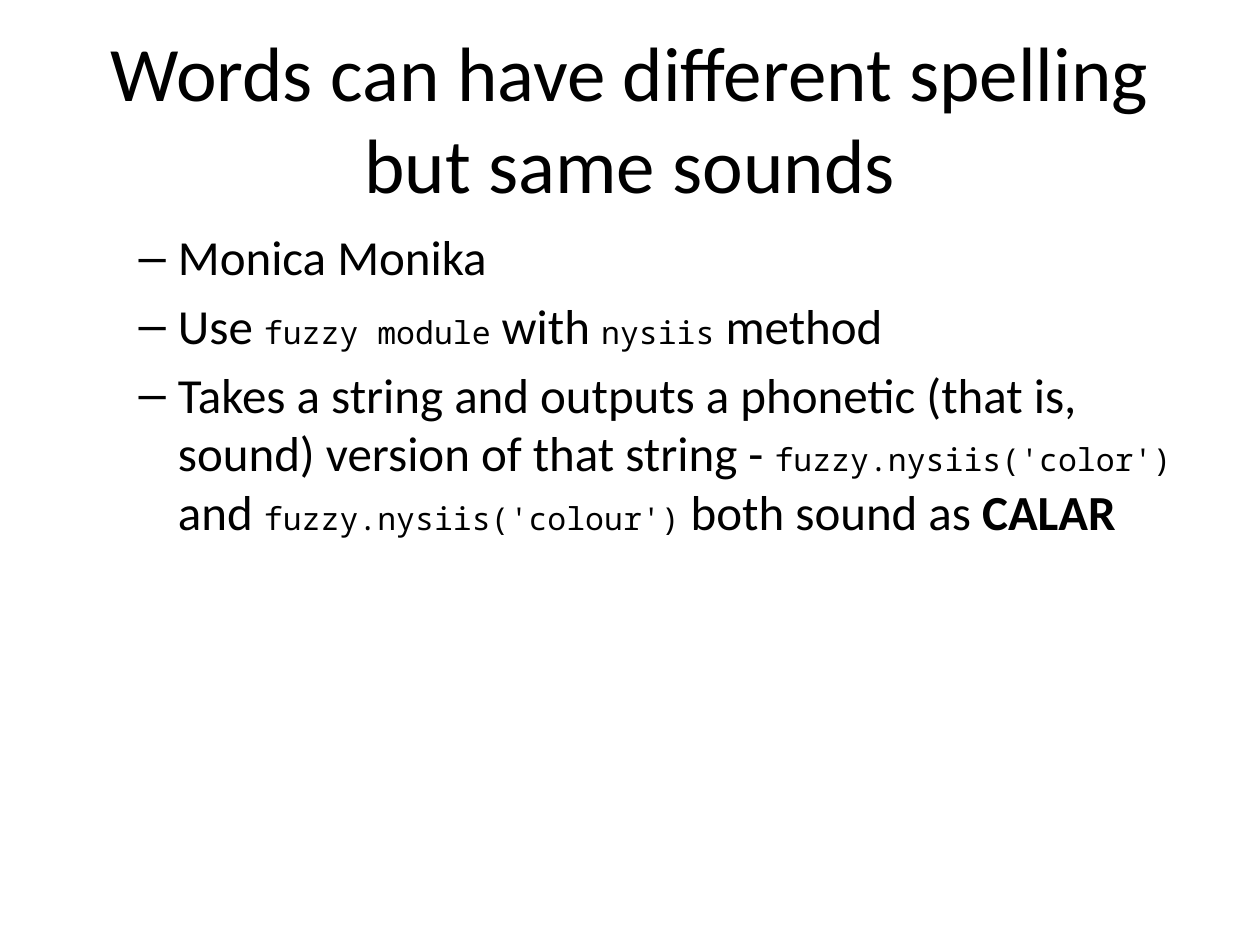
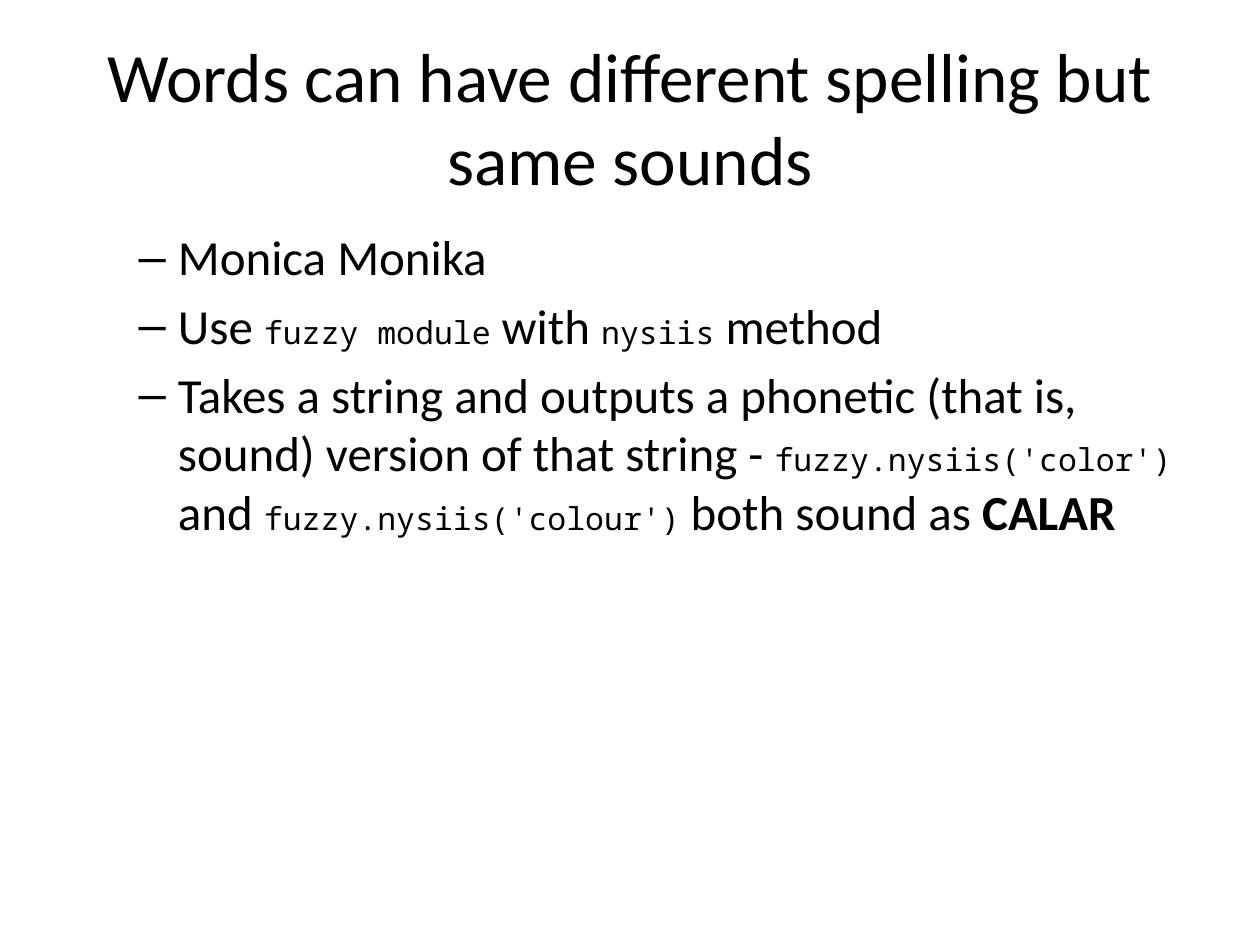
Before and after one commit to mbihan/biof309_spring2018_project1, a slide deck: slide 3 of Name_Game__Gender_Prediction_using_Sound/NGGPUS.pptx. Drawn at 1260x945 pixels with LibreOffice and Linux fonts; fonts in the diff are those of the drawing. Boxes give left, top, right and bottom in pixels: in the first picture for what was removed or moved away, otherwise in the second. Text is boxed around its words. In the diff, an @@ line names an element or a change of style, - is before the commit and + after.

```diff
--- a/Name_Game__Gender_Prediction_using_Sound/NGGPUS.pptx
+++ b/Name_Game__Gender_Prediction_using_Sound/NGGPUS.pptx
@@ title "Words can have different spelling ..." at [107,54,1152,186]: size 44 to 39.6 pt @@
```
Also in this commit, not shown: 7 other slides changed, 4 slides added, 2 slides removed, 3 other files.
